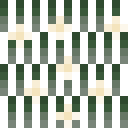
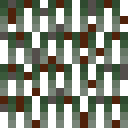
Layer changes from the first 128 × 128 image to the second:
hid "Flowers" over [8, 16, 128, 128]
painted on "Top Leaves" over [0, 0, 128, 112]
painted on "Bottom Leaves" over [32, 0, 128, 128]
